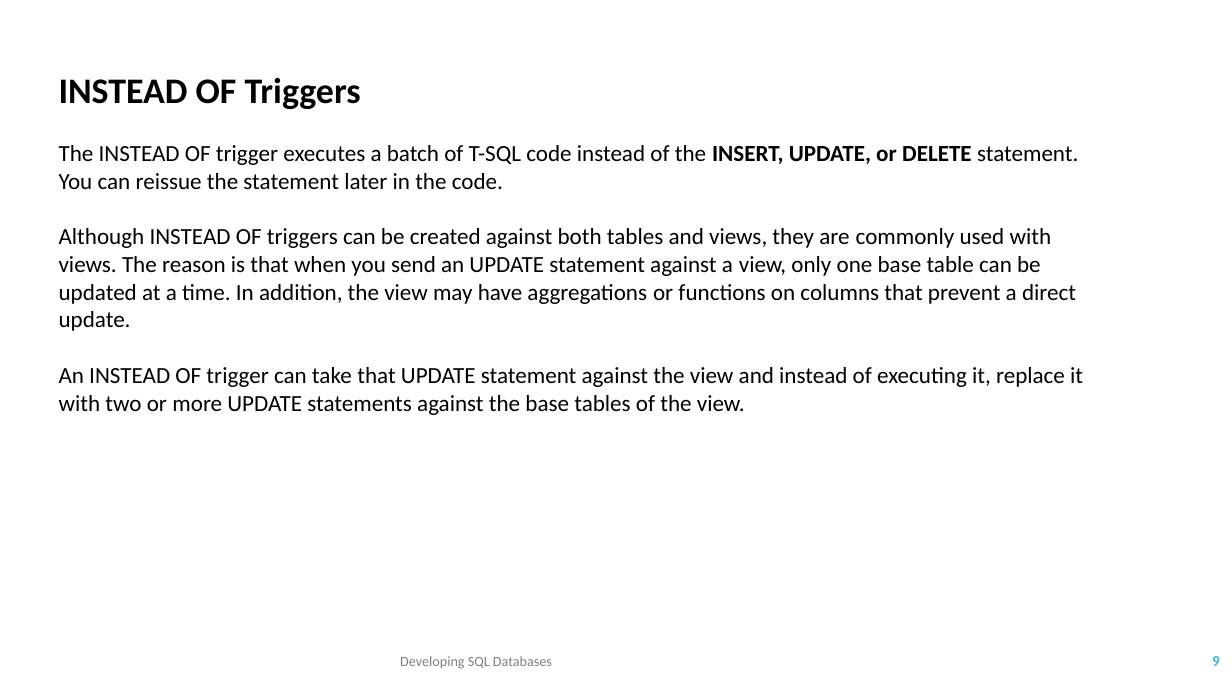
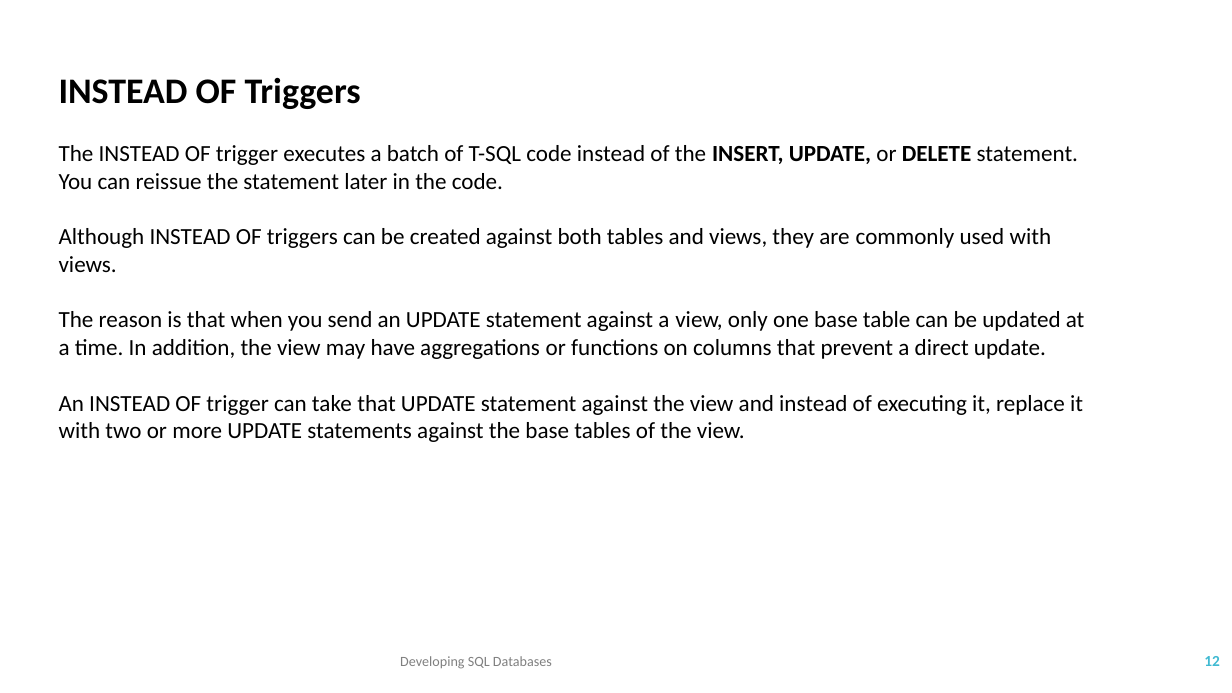
Before and after one commit to TKostyrka/70762DevSQLDB, a slide deck: slide 12 of DEVSQL_07_Triggers/DEVSQL_07_Triggers.pptx (slide 9 before the commit). Drawn at 1232x693 pixels with LibreOffice and Linux fonts; fonts in the diff are those of the drawing. Boxes give left, top, right and bottom in pixels: in the first picture for what was removed or moved away, otherwise in the second. Text is boxed around its words. In the diff, an @@ line names an element or a change of style, - is before the commit and + after.

```diff
--- a/DEVSQL_07_Triggers/DEVSQL_07_Triggers.pptx
+++ b/DEVSQL_07_Triggers/DEVSQL_07_Triggers.pptx
@@ text at [59,228,1085,359]: text changed @@
-Although INSTEAD OF triggers can be created against both tables and views, they are commonly used with views. The reason is that when you send an UPDATE statement against a view, only one base table can be updated at a time. In addition, the view may have aggregations or functions on columns that prevent a direct update.
+Although INSTEAD OF triggers can be created against both tables and views, they are commonly used with views.
+The reason is that when you send an UPDATE statement against a view, only one base table can be updated at a time. In addition, the view may have aggregations or functions on columns that prevent a direct update.
@@ page number at [1204,656,1220,666]: text changed @@
-9
+12
```
Also in this commit, not shown: 4 other slides changed, 7 slides added, 5 other files.
